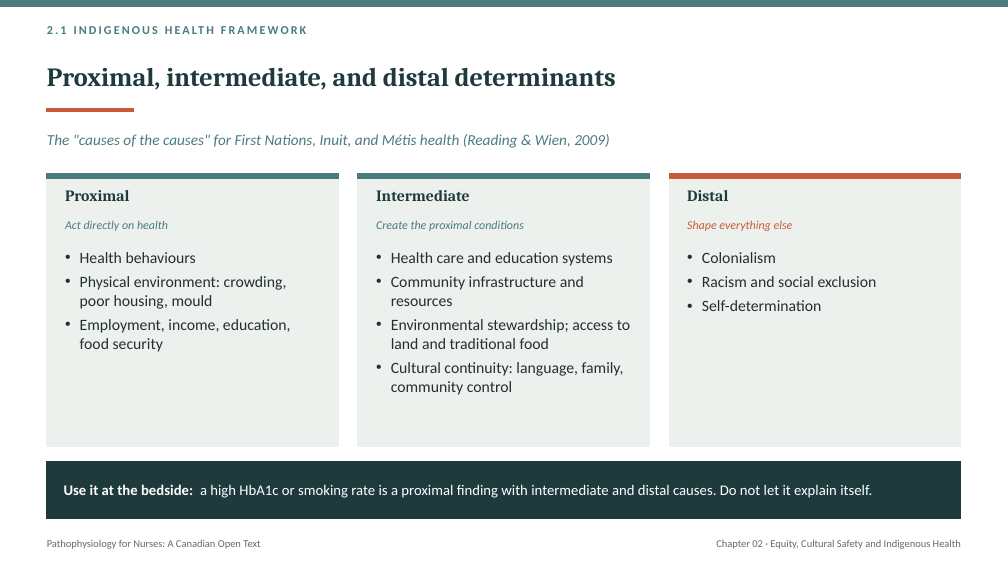
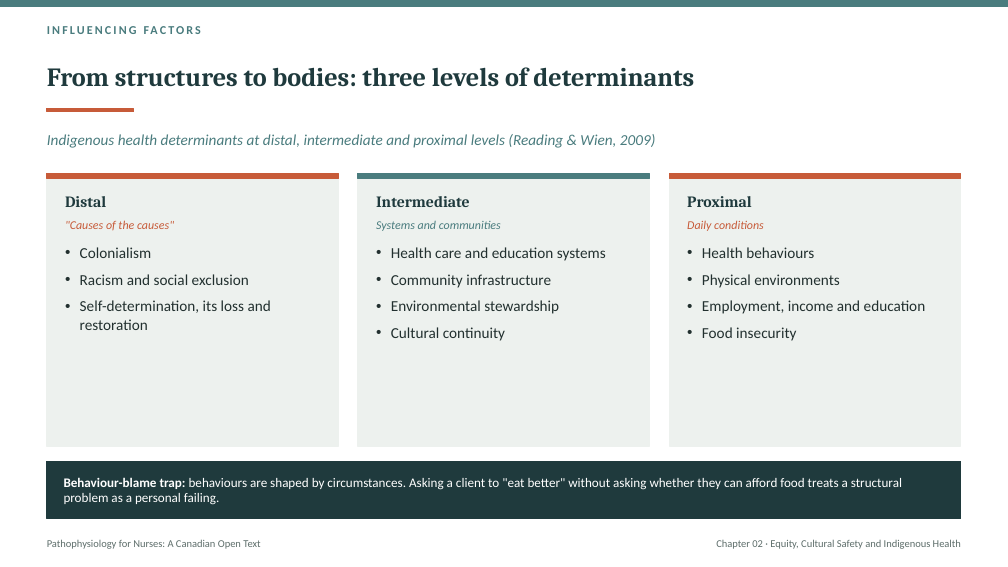
Before and after one commit to andrewleenl/opensourcenursing, a slide deck: slide 8 of Ch02_Equity_Cultural_Safety_Indigenous_Health_Lecture_Presentation.pptx (slide 11 before the commit). Drawn at 1008x567 pixels with LibreOffice and Linux fonts; fonts in the diff are those of the drawing. Boxes give left, top, right and bottom in pixels: in the first picture for what was removed or moved away, otherwise in the second. Text is boxed around its words. In the diff, an @@ line names an element or a change of style, - is before the commit and + after.

```diff
--- a/Ch02_Equity_Cultural_Safety_Indigenous_Health_Lecture_Presentation.pptx
+++ b/Ch02_Equity_Cultural_Safety_Indigenous_Health_Lecture_Presentation.pptx
@@ text at box(47, 26, 66, 34): text changed @@
-2.1 INDIGENOUS HEALTH FRAMEWORK
+INFLUENCING FACTORS
@@ title at box(47, 67, 694, 87): text changed @@
-Proximal, intermediate, and distal determinants
+From structures to bodies: three levels of determinants
@@ text at box(47, 134, 655, 148): text changed @@
-The "causes of the causes" for First Nations, Inuit, and Métis health (Reading & Wien, 2009)
+Indigenous health determinants at distal, intermediate and proximal levels (Reading & Wien, 2009)
@@ rectangle at box(47, 174, 339, 178): fill #4A7C7E to #C75B39; outline #4A7C7E 1 pt to #C75B39 1 pt @@
@@ text at box(65, 196, 106, 207): text changed @@
-Proximal
+Distal
@@ vertical alignment top to middle in 3 elements at box(376, 196, 470, 207), box(65, 196, 106, 207), box(687, 196, 752, 207) @@
@@ text at box(687, 196, 752, 207): text changed @@
-Distal
+Proximal
@@ text at box(65, 220, 174, 231): text changed; text colour #4A7C7E to #C75B39 @@
-Act directly on health
+"Causes of the causes"
@@ text at box(376, 221, 501, 231): text changed @@
-Create the proximal conditions
+Systems and communities
@@ text at box(687, 220, 764, 231): text changed @@
-Shape everything else
+Daily conditions
@@ text at box(80, 247, 271, 330): text changed; size 15 to 14.5 pt @@
-• Health behaviours
-• Physical environment: crowding, poor housing, mould
-• Employment, income, education, food security
+• Colonialism
+• Racism and social exclusion
+• Self-determination, its loss and restoration
@@ text at box(391, 247, 606, 261): size 15 to 14.5 pt in "Health care and education systems"; more space between paragraphs @@
@@ text at box(702, 247, 926, 341): text changed; size 15 to 14.5 pt @@
-• Colonialism
-• Racism and social exclusion
-• Self-determination
+• Health behaviours
+• Physical environments
+• Employment, income and education
+• Food insecurity
@@ text at box(391, 274, 559, 341): text changed; size 15 to 14.5 pt @@
-• Community infrastructure and resources
-• Environmental stewardship; access to land and traditional food
-• Cultural continuity: language, family, community control
+• Community infrastructure
+• Environmental stewardship
+• Cultural continuity
@@ text at box(64, 477, 902, 505): text changed; size 14 to 12.5 pt @@
-Use it at the bedside: a high HbA1c or smoking rate is a proximal finding with intermediate and distal causes. Do not let it explain itself.
+Behaviour-blame trap: behaviours are shaped by circumstances. Asking a client to "eat better" without asking whether they can afford food treats a structural problem as a personal failing.
```
Also in this commit, not shown: 5 other slides changed, 44 slides added, 63 slides removed, 7 other files.
